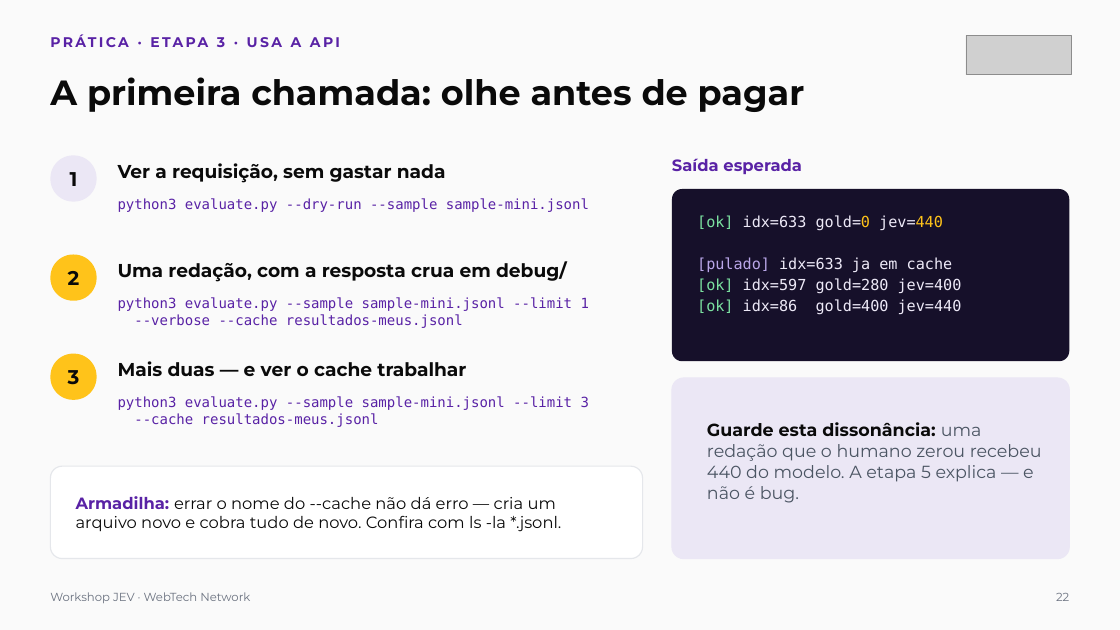
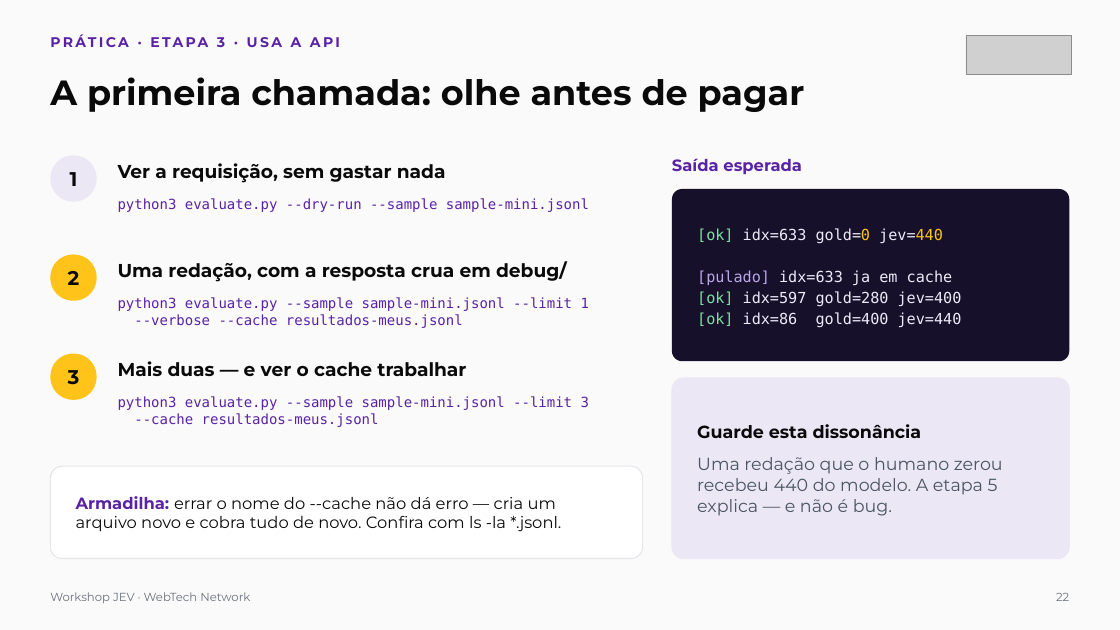
Before and after one commit to webtech-network/workshop-jev, a slide deck: slide 22 of docs/workshop-jev-apresentacao.pptx. Drawn at 1120x630 pixels with LibreOffice and Linux fonts; fonts in the diff are those of the drawing; grey boxes stand for pictures. Boxes give left, top, right and bottom in pixels: in the first picture for what was removed or moved away, otherwise in the second. Text is boxed around its words. In the diff, an @@ line names an element or a change of style, - is before the commit and + after.

```diff
--- a/docs/workshop-jev-apresentacao.pptx
+++ b/docs/workshop-jev-apresentacao.pptx
@@ text "[ok] idx=633 gold=0 jev=440" at bbox=[697, 228, 962, 328]: vertical alignment top to middle @@
@@ text "Guarde esta dissonância" at bbox=[697, 424, 1003, 516]: vertical alignment top to middle @@
@@ text at bbox=[697, 424, 1003, 516]: text changed @@
-Guarde esta dissonância: uma redação que o humano zerou recebeu 440 do modelo. A etapa 5 explica — e não é bug.
+Guarde esta dissonância
+Uma redação que o humano zerou recebeu 440 do modelo. A etapa 5 explica — e não é bug.
```
Also in this commit, not shown: 26 other slides changed, 8 slides added, 1 slide removed.
